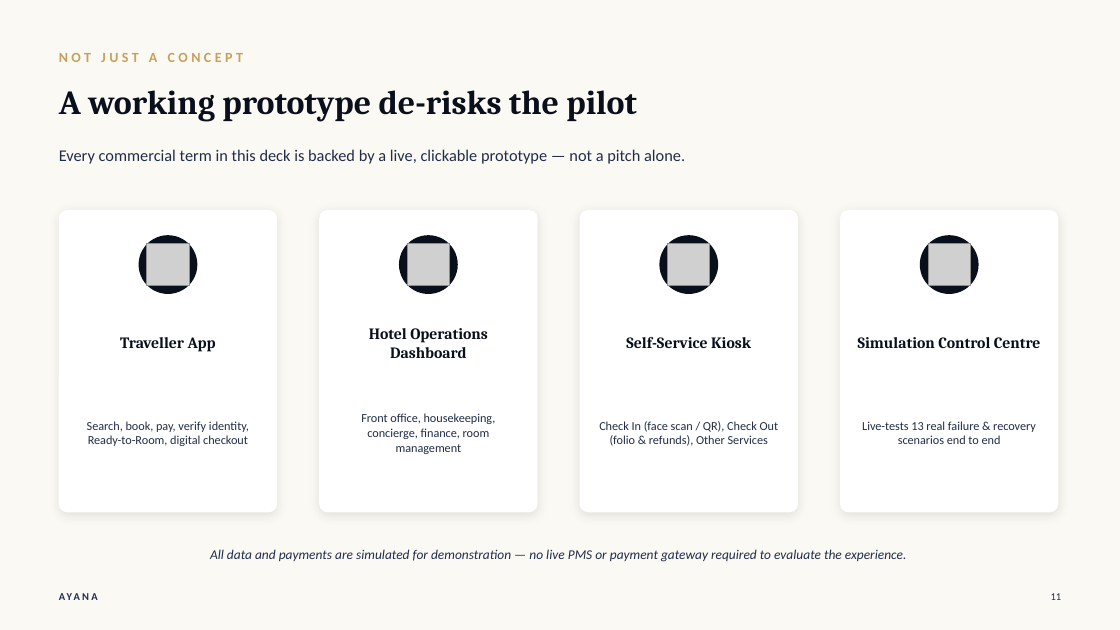
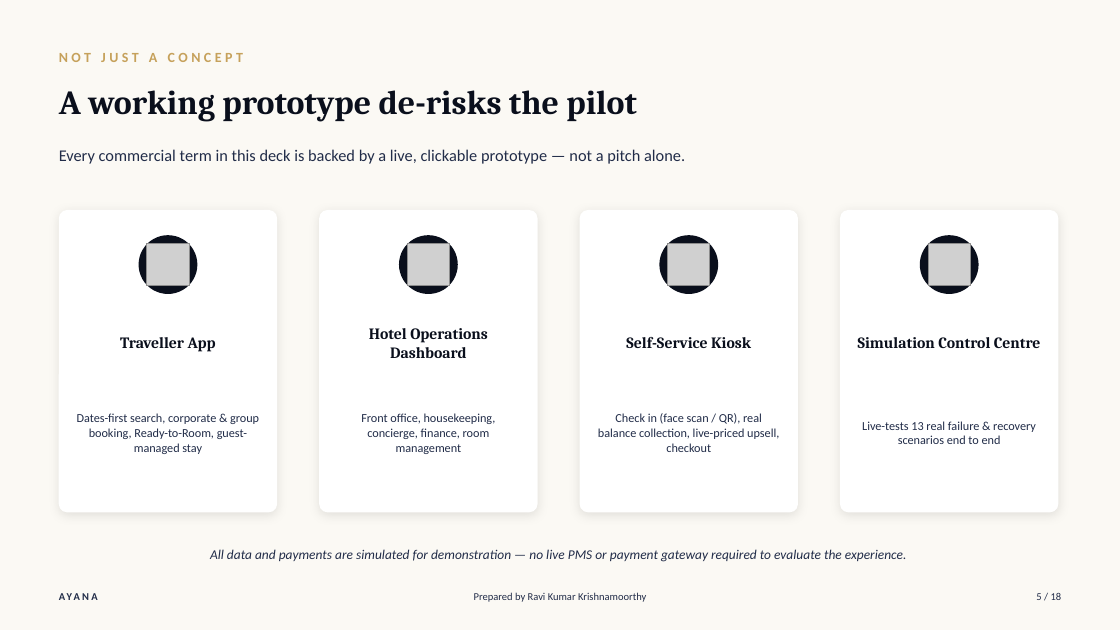
Before and after one commit to joeadithya-web/ayana-hospitality-prototype, a slide deck: slide 5 of collateral/decks/AYANA_Commercial_Overview.pptx (slide 11 before the commit). Drawn at 1120x630 pixels with LibreOffice and Linux fonts; fonts in the diff are those of the drawing; grey boxes stand for pictures. Boxes give left, top, right and bottom in pixels: in the first picture for what was removed or moved away, otherwise in the second. Text is boxed around its words. In the diff, an @@ line names an element or a change of style, - is before the commit and + after.

Commit message:
Refresh both pitch decks to match the JORA COAST/SEP house format
Intro & Objection Handling: adds an agenda slide with time estimates,
new corporate/group booking and guest-managed-stay/concierge slides,
a 7th objection on wire-transfer settlement risk, and candid
fair-concession/honest-caveat callouts on every objection slide.

Commercial Overview: restructured into Current State -> Solution ->
Value Proposition -> commercial terms -> Org & Governance Alignment ->
compressed Objections -> The Ask, covering corporate contracted rates,
wire-transfer settlement, and group booking terms.

Both decks now carry a "Prepared by Ravi Kumar Krishnamoorthy" +
page-of-total footer, matching the reference decks.

```diff
--- a/collateral/decks/AYANA_Commercial_Overview.pptx
+++ b/collateral/decks/AYANA_Commercial_Overview.pptx
@@ text at (77,413,259,454): text changed @@
-Search, book, pay, verify identity, Ready-to-Room, digital checkout
+Dates-first search, corporate & group booking, Ready-to-Room, guest-managed stay
@@ text at (598,413,779,452): text changed @@
-Check In (face scan / QR), Check Out (folio & refunds), Other Services
+Check in (face scan / QR), real balance collection, live-priced upsell, checkout
@@ text added at (474,592,646,602), 9 pt, text #212C48 @@
+Prepared by Ravi Kumar Krishnamoorthy
@@ text added at (1036,593,1062,600), 9 pt, text #212C48 @@
+5 / 18
```
Also in this commit, not shown: 9 other slides changed, 7 slides added, 2 slides removed, 1 other file.
